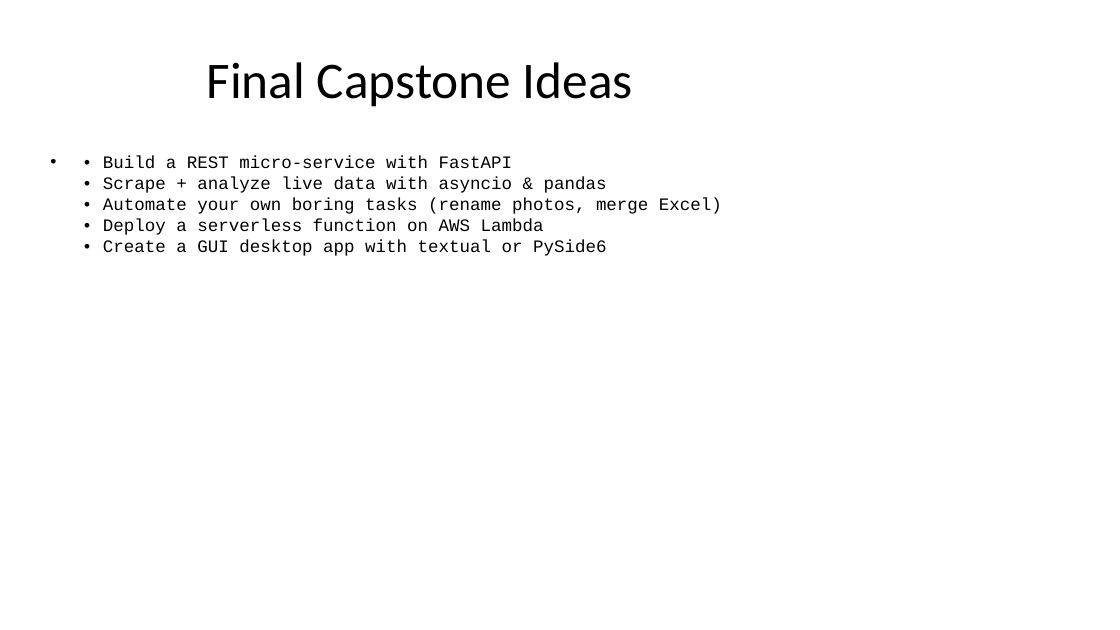
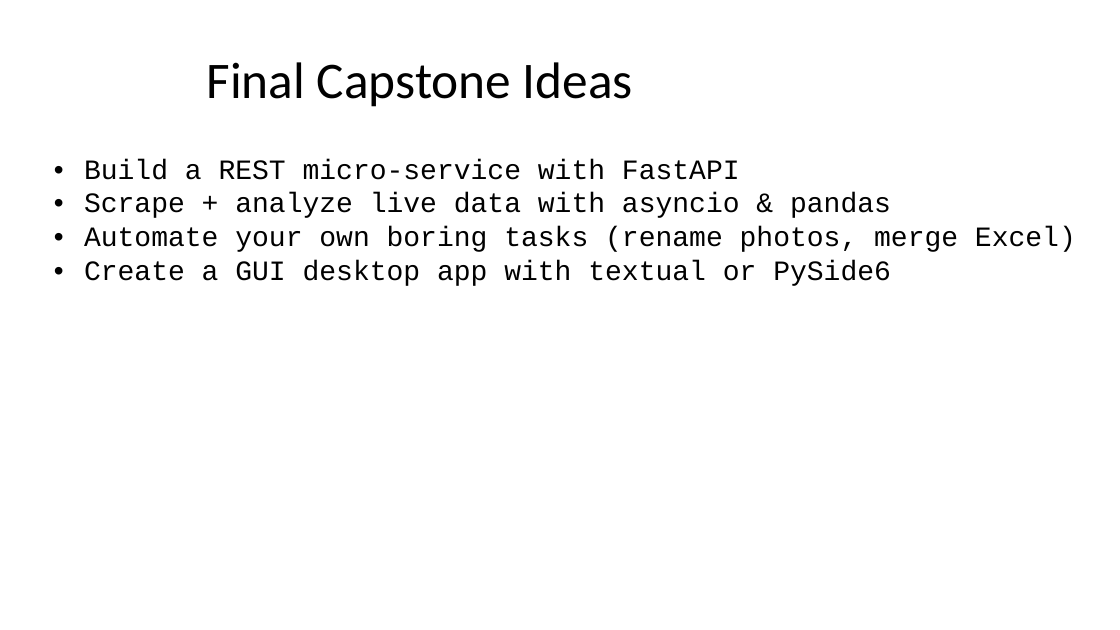
Before and after one commit to seanwhs/3-Day-Python-Crash-Course, a slide deck: slide 280 of Python_Crash_Course_2025.pptx (slide 225 before the commit). Drawn at 1120x630 pixels with LibreOffice and Linux fonts; fonts in the diff are those of the drawing. Boxes give left, top, right and bottom in pixels: in the first picture for what was removed or moved away, otherwise in the second. Text is boxed around its words. In the diff, an @@ line names an element or a change of style, - is before the commit and + after.

```diff
--- a/Python_Crash_Course_2025.pptx
+++ b/Python_Crash_Course_2025.pptx
@@ text at <box>84,159,1076,286</box>: text changed; size 15 to 24 pt @@
-• • Build a REST micro-service with FastAPI
-  • Scrape + analyze live data with asyncio & pandas
-  • Automate your own boring tasks (rename photos, merge Excel)
-  • Deploy a serverless function on AWS Lambda
-  • Create a GUI desktop app with textual or PySide6
+• Build a REST micro-service with FastAPI
+• Scrape + analyze live data with asyncio & pandas
+• Automate your own boring tasks (rename photos, merge Excel)
+• Create a GUI desktop app with textual or PySide6
```
Also in this commit, not shown: 26 other slides changed, 58 slides added, 1 slide removed.
